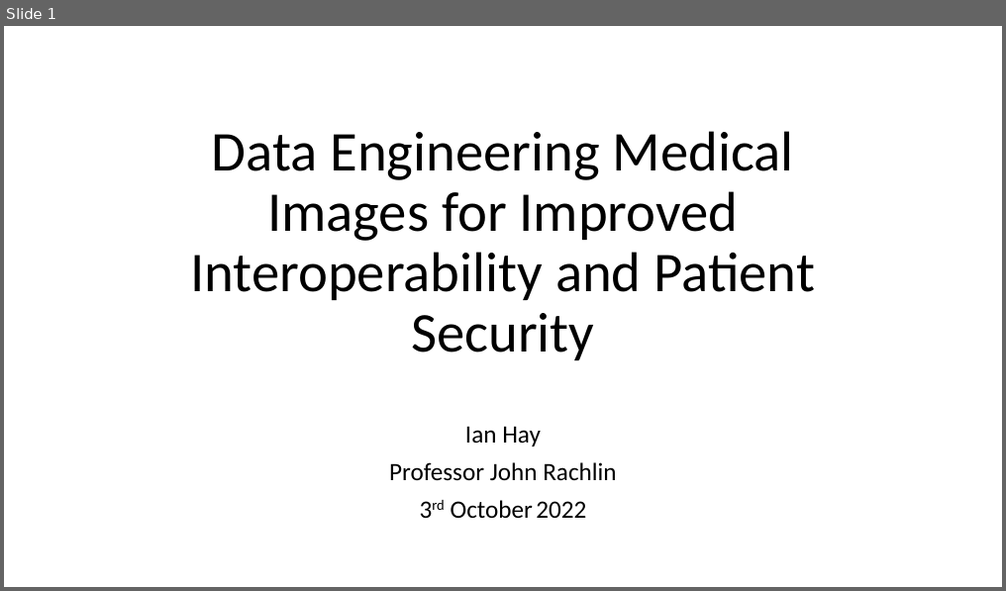
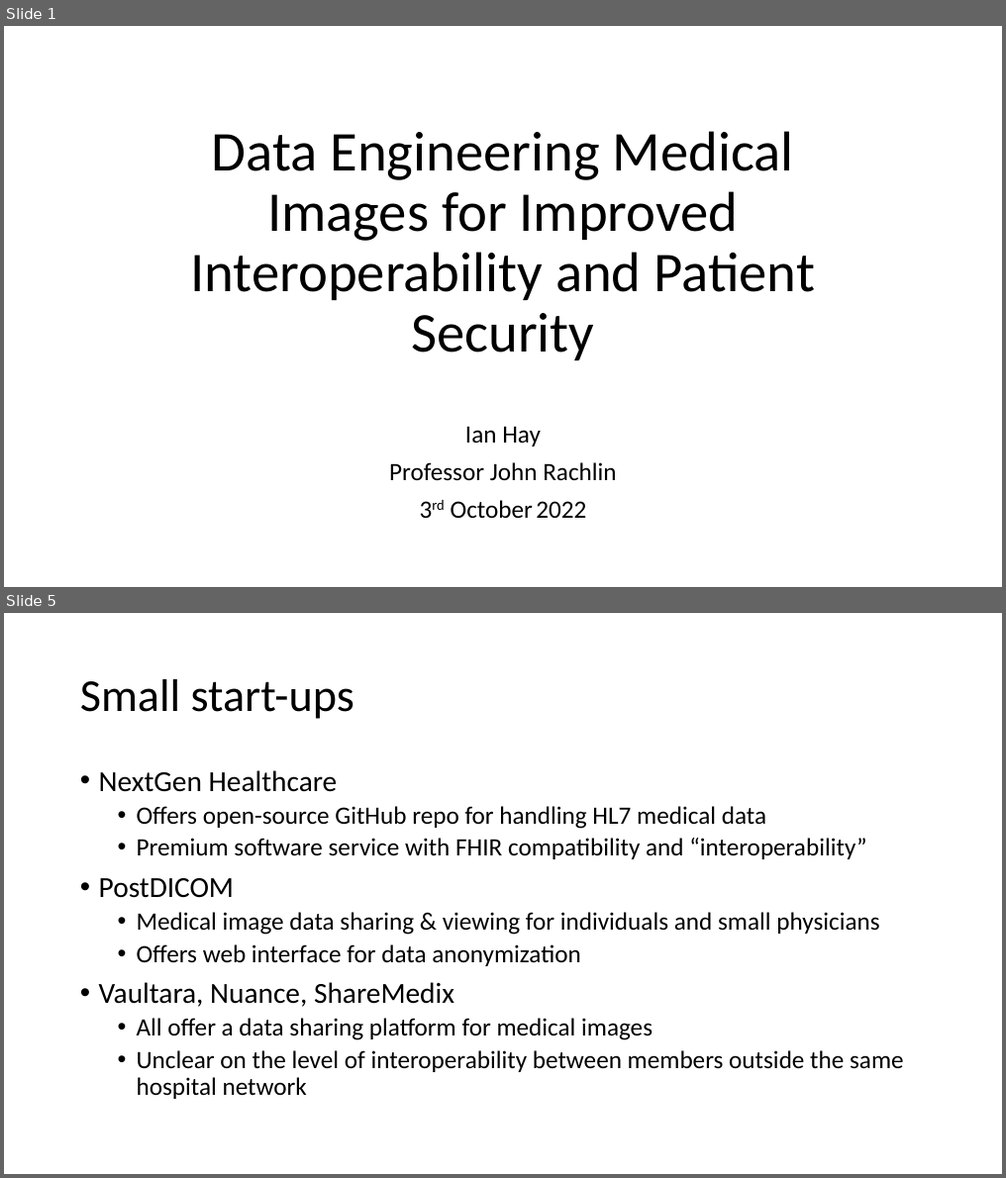
Before and after one commit to hayitsian/DataEngineeringEHRs, a slide deck: Manuscripts & Presentations/Current Landscape Presentation.pptx. Shown one above the other, each under a label of ours: slide 1 before the commit, slides 1 and 5 after it; the slides between them are not shown. The pictures are 1006x591 and 1006x1178 pixels, drawn with LibreOffice and Linux fonts; fonts in the diff are those of the drawing. Boxes give left, top, right and bottom in pixels: in the first picture for what was removed or moved away, otherwise in the second. Text is boxed around its words. In the diff, an @@ line names an element or a change of style, - is before the commit and + after.

```diff
--- a/Manuscripts & Presentations/Current Landscape Presentation.pptx
+++ b/Manuscripts & Presentations/Current Landscape Presentation.pptx
@@ slide 5 added at <box>4,613,1002,1174</box>, background #FFFFFF @@
@@ title added at <box>80,679,354,719</box>, 44 pt, text #000000 @@
+Small start-ups
@@ text added at <box>99,770,904,1099</box>, 24 pt, text #000000 @@
+• NextGen Healthcare
+  • Offers open-source GitHub repo for handling HL7 medical data
+  • Premium software service with FHIR compatibility and “interoperability”
+• PostDICOM
+  • Medical image data sharing & viewing for individuals and small physicians
+  • Offers web interface for data anonymization
+• Vaultara, Nuance, ShareMedix
+  • All offer a data sharing platform for medical images
+  • Unclear on the level of interoperability between members outside the same hospital network
```
Also in this commit, not shown: 1 slide changed, 4 other slides added, 2 slides removed.
